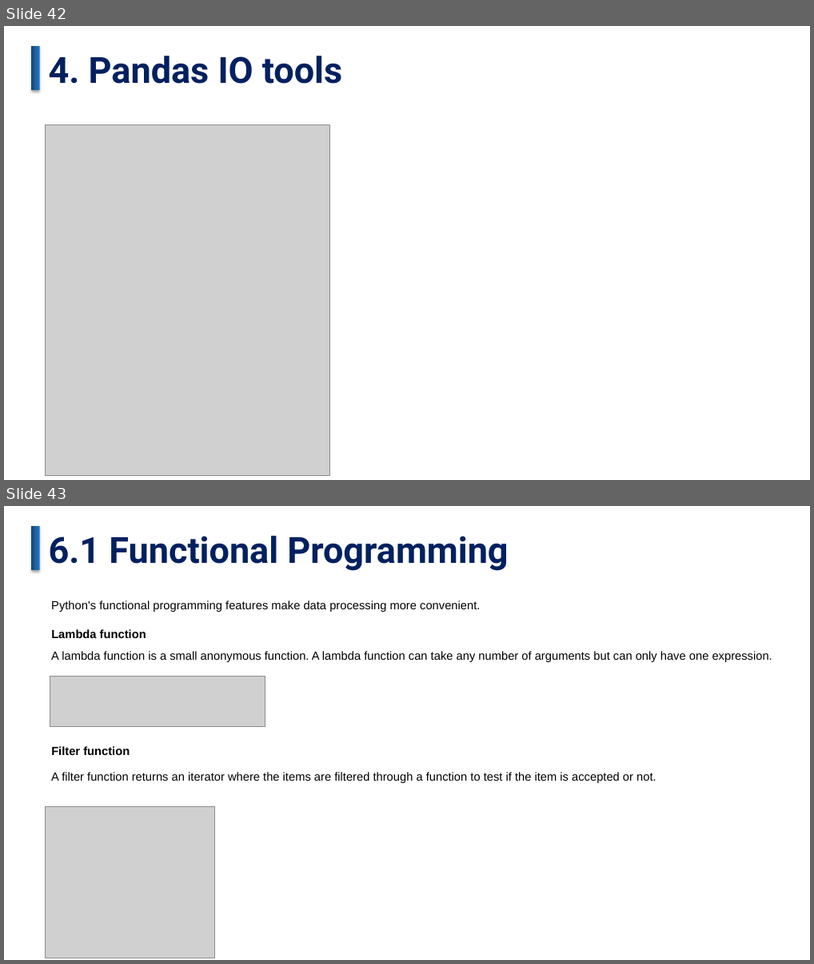
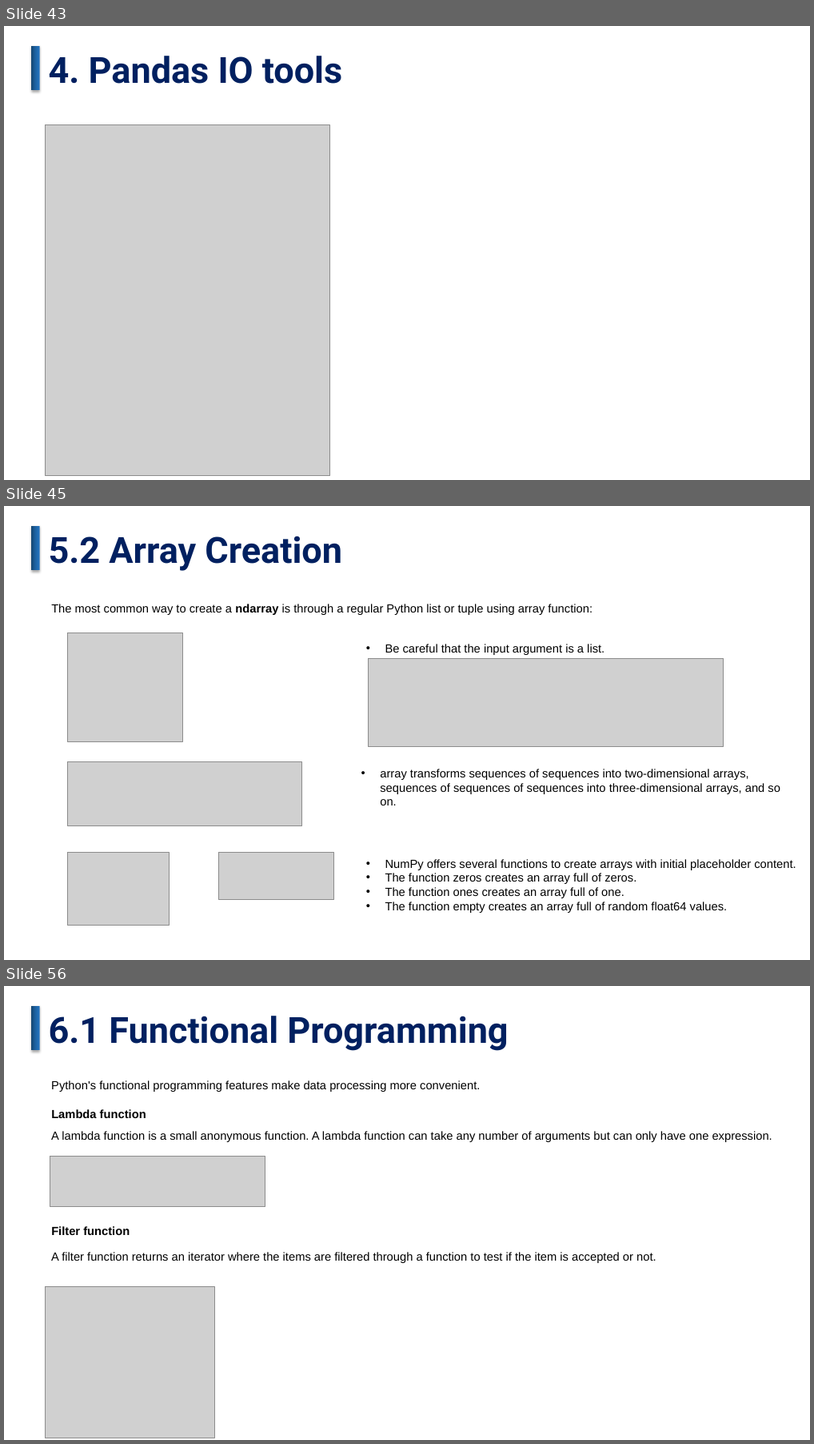
Before and after one commit to JasonZhangHub/DataAnalysiswithPython-FullCourseForBeginners, a slide deck: Data Analysis with Python-Full Course for Beginners.pptx. Shown one above the other, each under a label of ours: slides 42 and 43 before the commit, slides 43, 45 and 56 after it; the slides between them are not shown. The pictures are 814x964 and 814x1444 pixels, drawn with LibreOffice and Linux fonts; fonts in the diff are those of the drawing; grey boxes stand for pictures. Boxes give left, top, right and bottom in pixels: in the first picture for what was removed or moved away, otherwise in the second. Text is boxed around its words. In the diff, an @@ line names an element or a change of style, - is before the commit and + after.

```diff
--- a/Data Analysis with Python-Full Course for Beginners.pptx
+++ b/Data Analysis with Python-Full Course for Beginners.pptx
@@ slide 45 added at [4,506,810,960], background #FFFFFF @@
@@ rectangle added at [31,526,40,571], fill gradient #164672 to #1F63A2 to #2476C0 @@
@@ text added at [49,536,342,571], 42.9 pt, text #002060, bold @@
+5.2 Array Creation
@@ text added at [51,604,593,615], 14 pt, text #000000 @@
+The most common way to create a ndarray is through a regular Python list or tuple using array function:
@@ picture added at [67,633,182,741] @@
@@ text added at [386,644,605,655], 14 pt, text #000000 @@
+• Be careful that the input argument is a list.
@@ picture added at [368,659,724,746] @@
@@ picture added at [67,762,302,825] @@
@@ text added at [380,768,781,805], 14 pt, text #000000 @@
+• array transforms sequences of sequences into two-dimensional arrays, sequences of sequences of sequences into three-dimensional arrays, and so on.
@@ picture added at [67,852,169,925] @@
@@ picture added at [218,852,334,900] @@
@@ text added at [386,859,796,912], 14 pt, text #000000 @@
+• NumPy offers several functions to create arrays with initial placeholder content.
+• The function zeros creates an array full of zeros.
+• The function ones creates an array full of one.
+• The function empty creates an array full of random float64 values.
@@ what was slide 42 is now slide 43 @@
@@ what was slide 43 is now slide 56 @@
```
Also in this commit, not shown: 5 slides changed, 12 other slides added.
